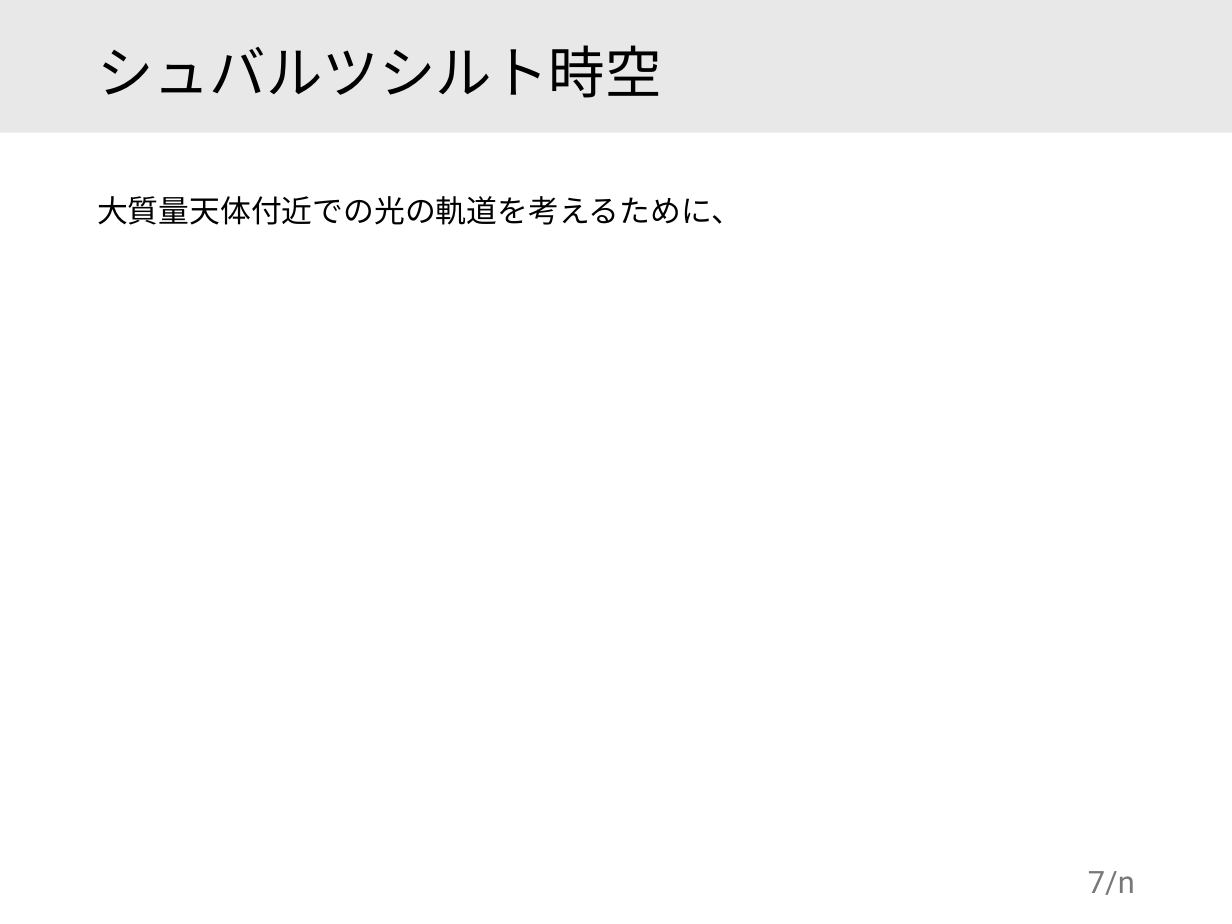
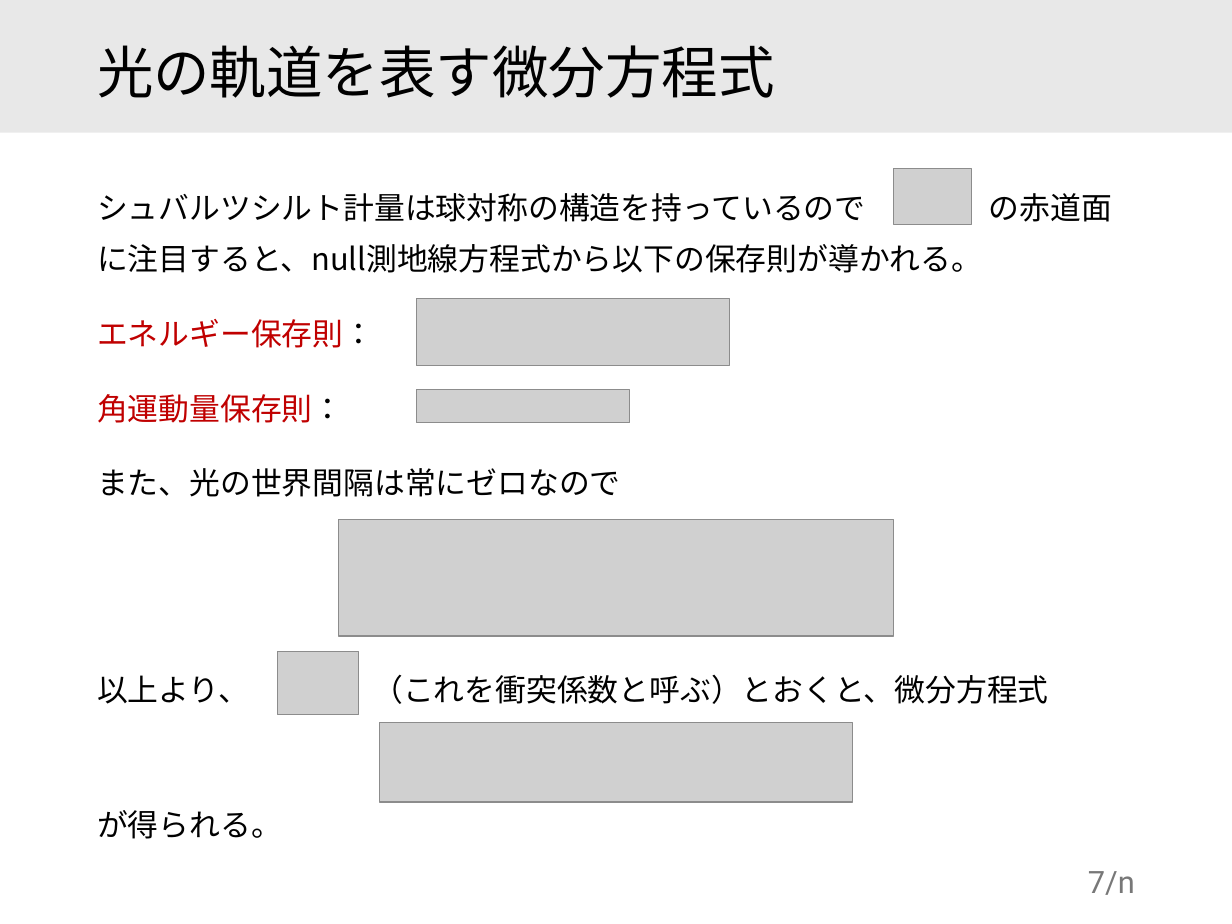
Before and after one commit to motoki-omamiuda/gakushuin, a slide deck: slide 7 of docs/大輪講.pptx. Drawn at 1232x924 pixels with LibreOffice and Linux fonts; fonts in the diff are those of the drawing; grey boxes stand for pictures. Boxes give left, top, right and bottom in pixels: in the first picture for what was removed or moved away, otherwise in the second. Text is boxed around its words. In the diff, an @@ line names an element or a change of style, - is before the commit and + after.

```diff
--- a/docs/大輪講.pptx
+++ b/docs/大輪講.pptx
@@ title at (x1=97, y1=45, x2=774, y2=98): text changed @@
-シュバルツシルト時空
+光の軌道を表す微分方程式
@@ picture added at (x1=893, y1=169, x2=971, y2=224) @@
@@ text at (x1=97, y1=193, x2=1112, y2=839): text changed @@
-大質量天体付近での光の軌道を考えるために、
+シュバルツシルト計量は球対称の構造を持っているので の赤道面に注目すると、null測地線方程式から以下の保存則が導かれる。
+エネルギー保存則：
+角運動量保存則：
+また、光の世界間隔は常にゼロなので
+以上より、 （これを衝突係数と呼ぶ）とおくと、微分方程式
+が得られる。
@@ picture added at (x1=416, y1=298, x2=729, y2=366) @@
@@ picture added at (x1=416, y1=389, x2=630, y2=423) @@
@@ picture added at (x1=339, y1=519, x2=894, y2=636) @@
@@ picture added at (x1=277, y1=652, x2=359, y2=715) @@
@@ picture added at (x1=379, y1=722, x2=853, y2=802) @@
```
Also in this commit, not shown: 2 other slides changed, 1 slide added, 18 other files.
